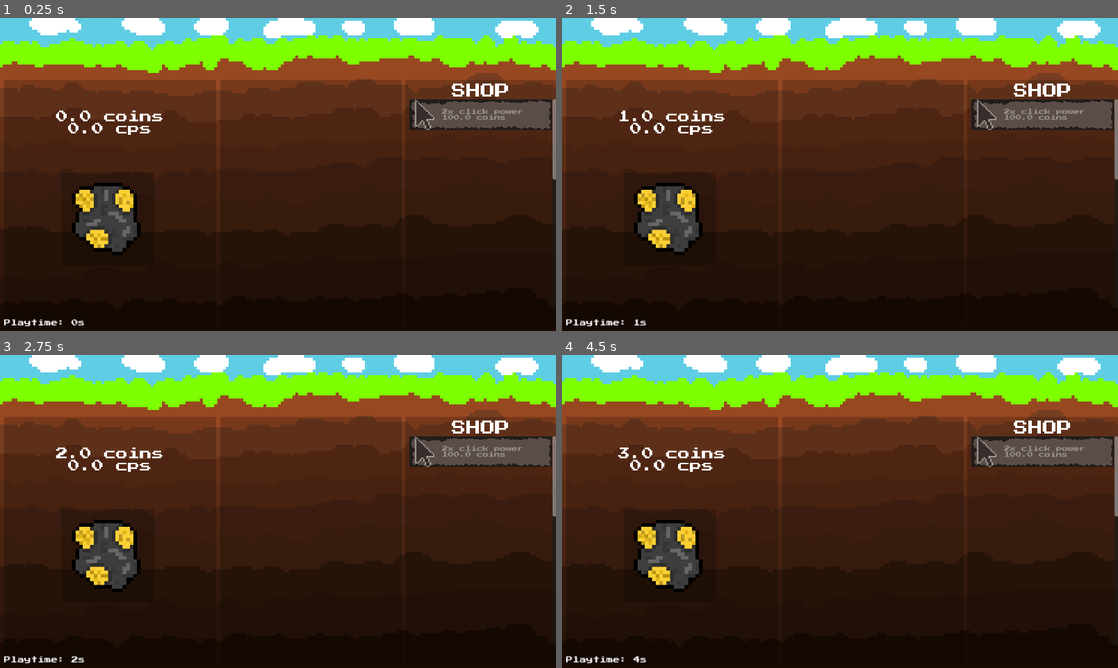
Above: before the commit, frames 1-4 (two rows, left to right).
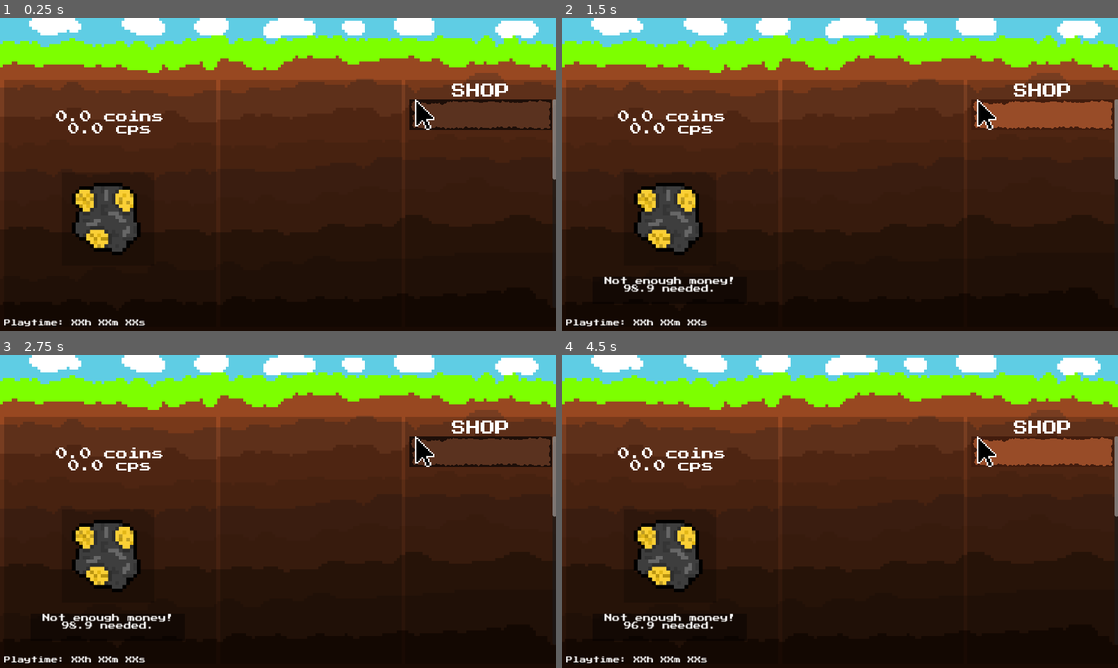
Above: after the commit, the same moments.

Repository: ondrejhonus/miner_tycoon
Game: Godot game, scene res://Scenes/first.tscn
The game is run twice, just before and just after one commit, with the same random seed, the same clock (stepped at 60 frames per second) and the same inputs.
Inputs (mouse positions are in pixels of both pictures, inside the frame that each line leads up to):
- Up to frame 1 (0.25 s): no input
- Up to frame 2 (1.5 s): click (667, 218) at 0.5 s; click (1040, 115) at 1.27 s
- Up to frame 3 (2.75 s): click (105, 555) at 2 s
- Up to frame 4 (4.5 s): click (1040, 452) at 2.77 s; click (667, 555) at 3.5 s; click (1040, 452) at 4.27 s

The runs differ from the first frame. In frame 1, 2.2% of the frame differs, in the area x 12-99%, y 26-99%; in frame 2, 3.2%, in the area x 7-100%, y 26-99%; in frame 3, 2.7%; in frame 4, 3.2%.
Error after the commit: Invalid operands 'int' and 'float' in operator '%'. (res://Scenes/first.gd:170)

Commit message:
not funtioning save logic, but its not far i hope

Diff:
--- a/Scenes/first.gd
+++ b/Scenes/first.gd
@@ -1,4 +1,6 @@
 extends Node2D
+
+const SAVE_DIR := "user://save.dat"
 
 var coins = Big.new(0.001)
 var cps = Big.new(0)
@@ -67,13 +69,90 @@
 var terminal_power = Big.new(15,10)
 var terminal_count = 0
 
+
+func save():
+	var save_dict = {
+	"filename" : get_scene_file_path(),
+	"parent" : get_parent().get_path(),
+	"playtime": playtime_seconds
+	}
+	return save_dict
+
+func save_game():
+	var save_game = FileAccess.open("user://savegame.save", FileAccess.WRITE)
+	var save_nodes = get_tree().get_nodes_in_group("Persist")
+	for node in save_nodes:
+		# Check the node is an instanced scene so it can be instanced again during load.
+		if node.scene_file_path.is_empty():
+			print("persistent node '%s' is not an instanced scene, skipped" % node.name)
+			continue
+
+		# Check the node has a save function.
+		if !node.has_method("save"):
+			print("persistent node '%s' is missing a save() function, skipped" % node.name)
+			continue
+
+		# Call the node's save function.
+		var node_data = node.call("save")
+
+		# JSON provides a static method to serialized JSON string.
+		var json_string = JSON.stringify(node_data)
+
+		# Store the save dictionary as a new line in the save file.
+		save_game.store_line(json_string)
+
+# Note: This can be called from anywhere inside the tree. This function
+# is path independent.
+func load_game():
+	if not FileAccess.file_exists("user://savegame.save"):
+		print("There is no save to load")
+		return # Error! We don't have a save to load.
+
+	# We need to revert the game state so we're not cloning objects
+	# during loading. This will vary wildly depending on the needs of a
+	# project, so take care with this step.
+	# For our example, we will accomplish this by deleting saveable objects.
+	var save_nodes = get_tree().get_nodes_in_group("Persist")
+	for i in save_nodes:
+		i.queue_free()
+
+	# Load the file line by line and process that dictionary to restore
+	# the object it represents.
+	var save_game = FileAccess.open("user://savegame.save", FileAccess.READ)
+	while save_game.get_position() < save_game.get_length():
+		var json_string = save_game.get_line()
+
+		# Creates the helper class to interact with JSON
+		var json = JSON.new()
+
+		# Check if there is any error while parsing the JSON string, skip in case of failure
+		var parse_result = json.parse(json_string)
+		if not parse_result == OK:
+			print("JSON Parse Error: ", json.get_error_message(), " in ", json_string, " at line ", json.get_error_line())
+			continue
+
+		# Get the data from the JSON object
+		var node_data = json.get_data()
+
+		# Firstly, we need to create the object and add it to the tree and set its position.
+		var new_object = load(node_data["filename"]).instantiate()
+		get_node(node_data["parent"]).add_child(new_object)
+
+		# Now we set the remaining variables.
+		for i in node_data.keys():
+			if i == "filename" or i == "parent":
+				continue
+			new_object.set(i, node_data[i])
+
 func _ready():
+	load_game()
 	Big.setSmallDecimals(1)
 	Big.setThousandDecimals(2)
 	Big.setBigDecimals(3)
 	$Canvas/ClickingRect/RichTextLabel.text =  "[center]%s coins
 %s cps[/center]" % [coins.toMetricSymbol(), cps.toMetricSymbol()]
 	pass
+
 
 func playtime(total_seconds: float) -> String:
 	var seconds:float = fmod(total_seconds , 60.0)
@@ -87,6 +166,11 @@
 	return timer
 
 func _process(delta):
+	# Save game every minute
+	if (playtime_seconds % 60.0 == 0):
+		$Canvas/Notification.text = "[center]Game saved automatically[/center]"
+		save_game()
+
 # Coin system
 	coins.plusEquals(cps.times(delta))
 	$Canvas/ClickingRect/RichTextLabel.text = "[center]%s coins
--- a/Scenes/first.tscn
+++ b/Scenes/first.tscn
@@ -41,7 +41,7 @@
 [sub_resource type="StyleBoxTexture" id="StyleBoxTexture_ch6sv"]
 texture = ExtResource("6_eni0o")
 
-[node name="Node" type="Node2D"]
+[node name="Node" type="Node2D" groups=["Persist"]]
 position = Vector2(0, -4)
 script = ExtResource("1_qyulj")
 
Not shown, added: addons/save_system/plugin.cfg
Binary file added: addons/save_system/plugin_logo.png
Not shown, added: addons/save_system/plugin_logo.png.import
Not shown, added: addons/save_system/plugin_save_system.gd
Not shown, added: addons/save_system/save_system.gd
Not shown, added: addons/save_system/save_system_test/save_system_test.gd
Not shown, added: addons/save_system/save_system_test/save_system_test_resource.gd
Not shown, added: addons/save_system/save_system_test/save_system_test_subresource.gd
Not shown, added: LICENSE
